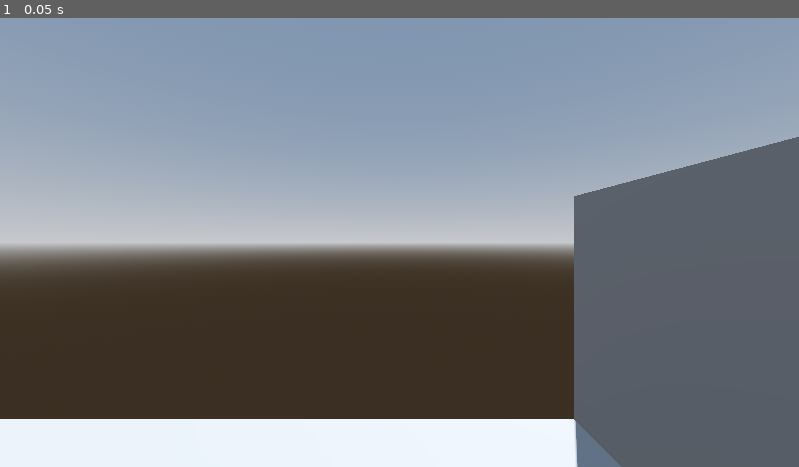
Above: before the commit, frame 1.
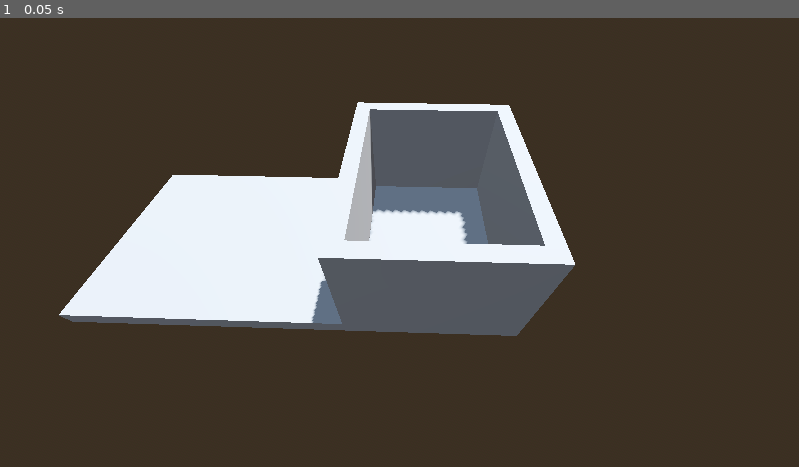
Above: after the commit, the same moment.

Repository: AdilDevStuff/PlayAtCamPos
Game: Godot game, scene res://Demo/demo_scene.tscn
Same seed, same stepped clock (60 frames per second), same inputs: the game is played once before the commit and once after it.
Inputs:
- Up to frame 1 (0.05 s): no input

The runs differ from the first frame. In frame 1, 84% of the frame differs, in the area x 0-100%, y 0-100%.

Commit message:
some code refactor

Diff:
--- a/Demo/demo_scene.tscn
+++ b/Demo/demo_scene.tscn
@@ -54,7 +54,7 @@
 size = Vector3(11, 8, 1)
 
 [node name="Player" type="CharacterBody3D" parent="."]
-transform = Transform3D(1, 0, 0, 0, 1, 0, 0, 0, 1, -1.98339, 5.46219, 2.33975)
+transform = Transform3D(0.999451, -0.0258144, 0.020752, 0, 0.626543, 0.779387, -0.0331214, -0.778959, 0.6262, 7.29131, 17.502, 14.8227)
 metadata/_edit_group_ = true
 
 [node name="MeshInstance3D" type="MeshInstance3D" parent="Player"]
--- a/project.godot
+++ b/project.godot
@@ -12,10 +12,6 @@
 
 follow_rotation=false
 target_group=""
-
-[PlayAtCameraPos]
-
-follow_rotation=false
 
 [application]
 
Not shown, changed: addons/PlayAtCamPos/plugin.gd
